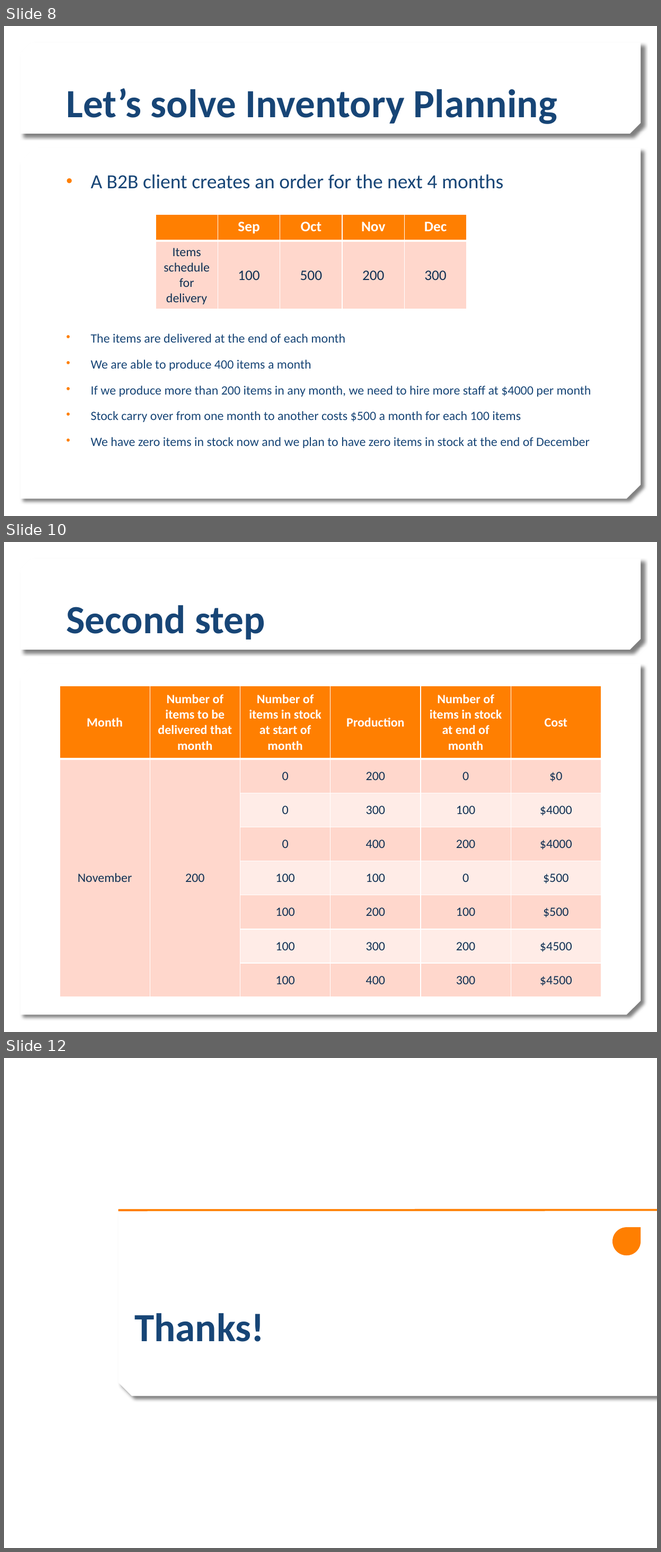
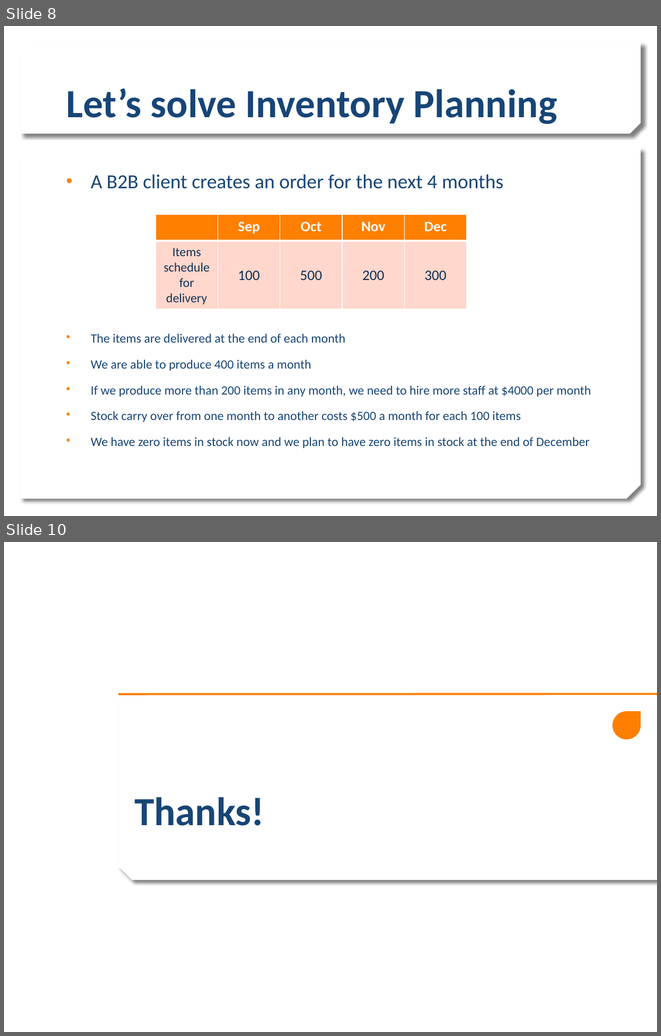
Before and after one commit to rirypheng/dynamic-programming, a slide deck: DP - Warehouse Problem.pptx. Shown one above the other, each under a label of ours: slides 8, 10 and 12 before the commit, slides 8 and 10 after it; the slides between them are not shown. The pictures are 661x1552 and 661x1036 pixels, drawn with LibreOffice and Linux fonts; fonts in the diff are those of the drawing; background and template pictures are left out. Boxes give left, top, right and bottom in pixels: in the first picture for what was removed or moved away, otherwise in the second. Text is boxed around its words. In the diff, an @@ line names an element or a change of style, - is before the commit and + after.

```diff
--- a/DP - Warehouse Problem.pptx
+++ b/DP - Warehouse Problem.pptx
@@ slide 10 removed at <box>4,542,657,1032</box>, background picture (left out); not listed: 2 template elements that a slide beside it also shows @@
@@ title removed at <box>66,605,265,640</box> @@
-Second step
@@ table removed at <box>60,686,600,997</box>, 8 rows, 6 columns @@
-Month | Number of items to be delivered that month | Number of items in stock at start of month | Production | Number of items in stock at end of month | Cost
-November | 200 | 0 | 200 | 0 | $0
- |  | 0 | 300 | 100 | $4000
- |  | 0 | 400 | 200 | $4000
- |  | 100 | 100 | 0 | $500
- |  | 100 | 200 | 100 | $500
- |  | 100 | 300 | 200 | $4500
- |  | 100 | 400 | 300 | $4500
@@ what was slide 12 is now slide 10 @@
```
Also in this commit, not shown: 2 slides changed, 1 other slide removed.
